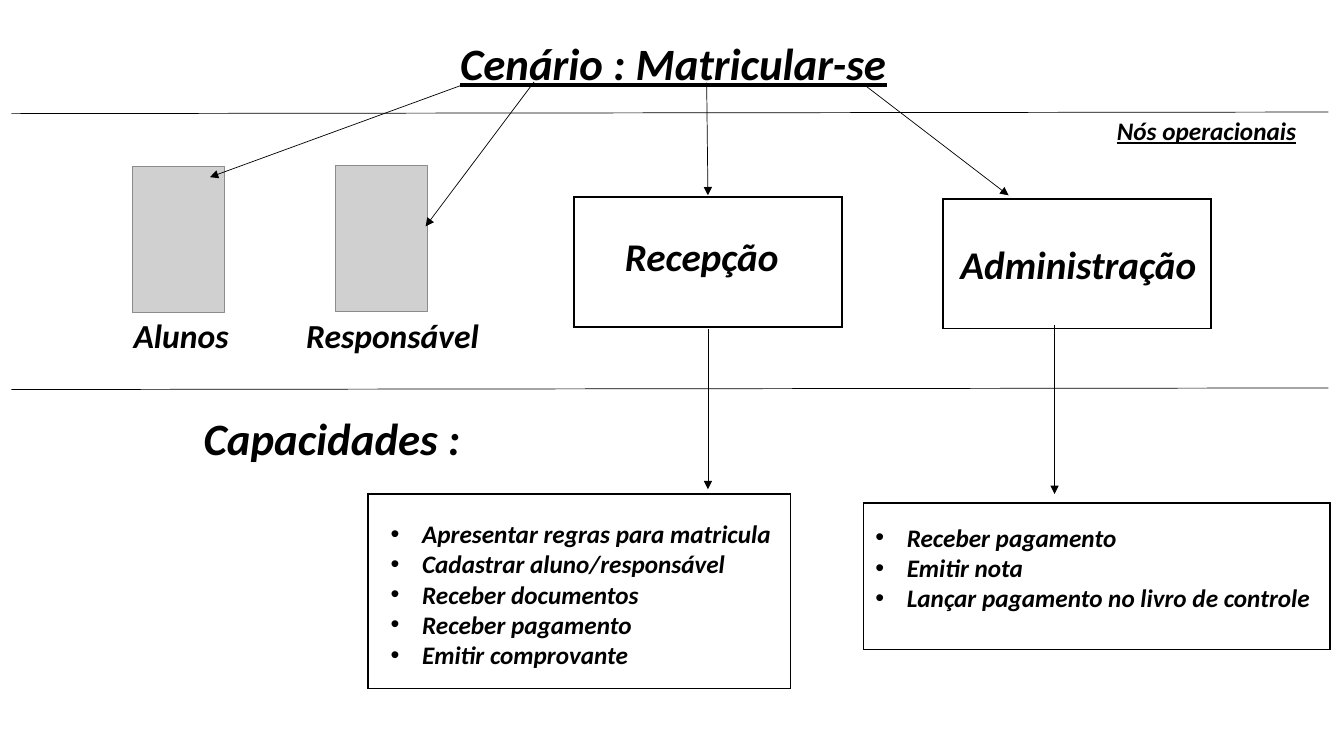
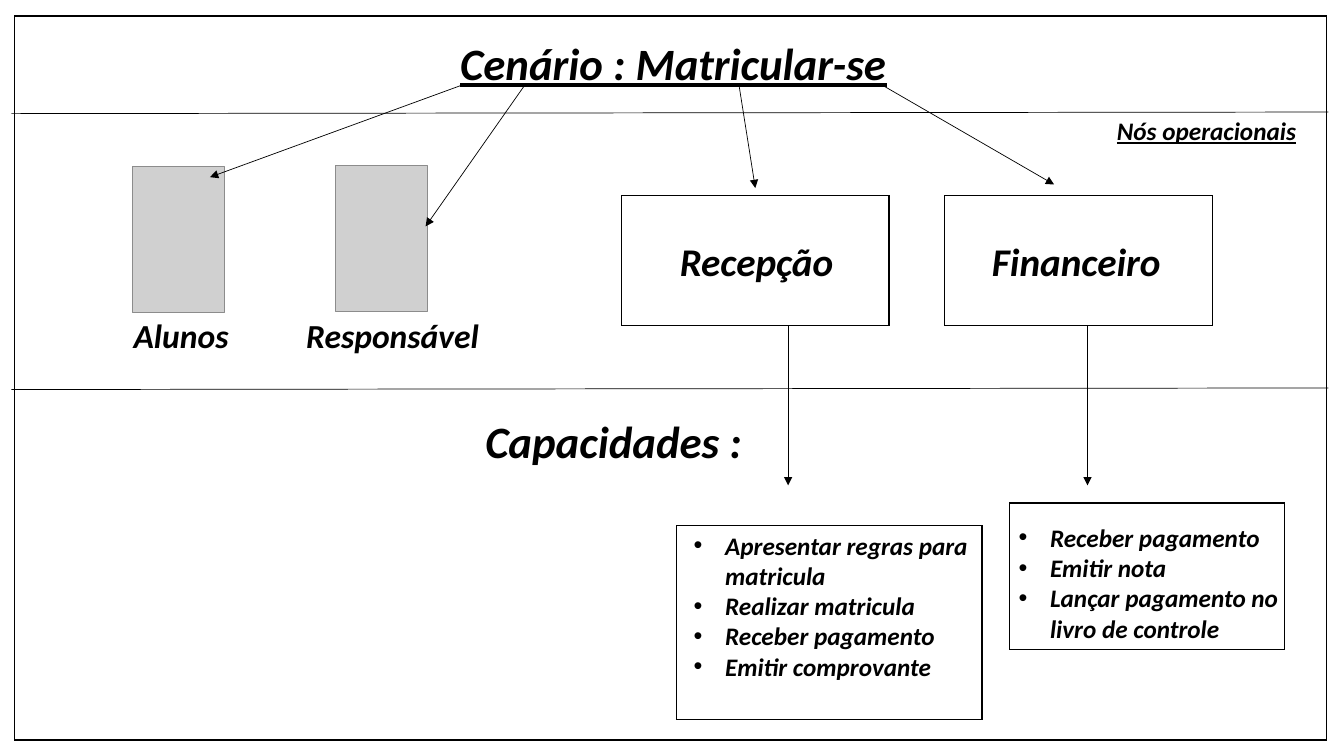
Before and after one commit to Ney-Rocha/OPE-3-semestre, a slide deck: slide 5 of cenario_de_negocio.pptx. Drawn at 1344x756 pixels with LibreOffice and Linux fonts; fonts in the diff are those of the drawing; grey boxes stand for pictures. Boxes give left, top, right and bottom in pixels: in the first picture for what was removed or moved away, otherwise in the second. Text is boxed around its words. In the diff, an @@ line names an element or a change of style, - is before the commit and + after.

Commit message:
AC3 para VANey

```diff
--- a/cenario_de_negocio.pptx
+++ b/cenario_de_negocio.pptx
@@ rectangle added at bbox=[14, 16, 1327, 741], fill #FFFFFF, outline #000000 1 pt @@
@@ arrow moved from (534, 82) - (425, 227) to (524, 87) - (425, 227) @@
@@ arrow moved from (707, 83) - (708, 196) to (739, 86) - (755, 189) @@
@@ arrow moved from (864, 85) - (1009, 196) to (885, 87) - (1055, 185) @@
@@ rectangle: place and size @@
-rectangle at bbox=[574, 197, 842, 327]
+rectangle at bbox=[621, 196, 889, 326]
@@ text "Recepção": place and size @@
-text "Recepção" at bbox=[625, 244, 779, 278]
+text "Recepção" at bbox=[680, 249, 834, 283]
@@ text at bbox=[992, 248, 1161, 277]: text changed @@
-Administração
+Financeiro
@@ arrow moved from (708, 330) - (708, 489) to (788, 326) - (788, 486) @@
@@ arrow moved from (1055, 326) - (1055, 494) to (1088, 326) - (1088, 486) @@
@@ text "Capacidades :": place and size @@
-text "Capacidades :" at bbox=[204, 423, 438, 462]
+text "Capacidades :" at bbox=[485, 426, 719, 465]
@@ rectangle: place and size @@
-rectangle at bbox=[864, 503, 1331, 650]
+rectangle at bbox=[1010, 503, 1286, 650]
@@ rectangle: place and size @@
-rectangle at bbox=[368, 494, 790, 689]
+rectangle at bbox=[677, 525, 982, 720]
@@ text "Apresentar regras para matricula": place and size @@
-text "Apresentar regras para matricula" at bbox=[422, 525, 770, 668]
+text "Apresentar regras para matricula" at bbox=[725, 538, 968, 680]
@@ text "Receber pagamento" rewrapped from bbox=[907, 529, 1310, 612] to bbox=[1050, 529, 1278, 639] @@
@@ text at bbox=[725, 597, 914, 616]: text changed @@
-• Cadastrar aluno/responsável
-• Receber documentos
+• Realizar matricula
```
Also in this commit, not shown: 8 other slides changed, 7 slides added, 2 slides removed.
